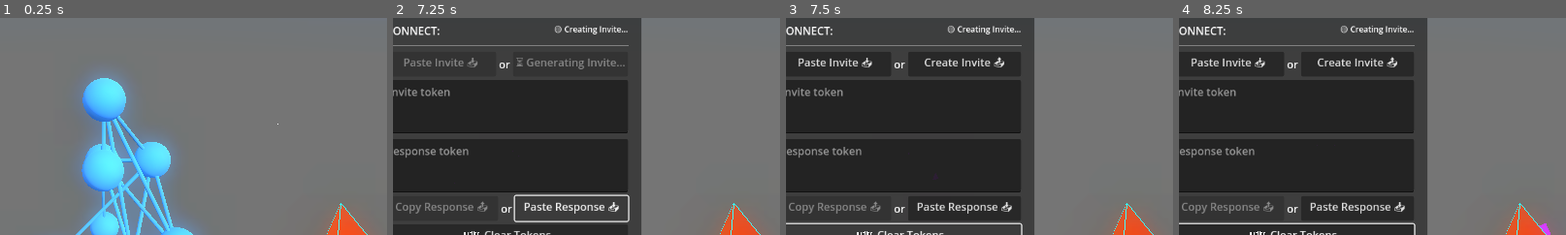
Above: before the commit, frames 1-4 (left to right).
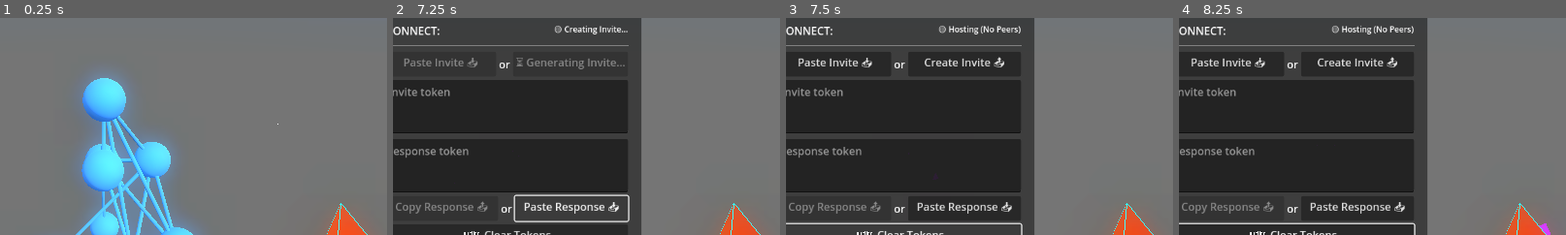
Above: after the commit, the same moments.

Repository: Zaffer/rulial_space
Game: Godot game, scene res://main.tscn
Same seed, same stepped clock (60 frames per second), same inputs: the game is played once before the commit and once after it. A sky picture missing from this copy of the repository is replaced by a grey-blue gradient.
Inputs (mouse positions are % of the whole screen's width and height, from its top left):
- Up to frame 1 (0.25 s): no input
- Up to frame 2 (7.25 s): tap Enter (ui_accept) at 0.5, 0.77, 1.25, 1.52, 2.75, 3.02, 3.5, 3.77 s; move the mouse to (72, 45) at 0.52 s; hold D 0.53-1.28 s; hold Shift 0.53-1.28 s; click (72, 45) at 0.67 s; move the mouse to (45, 50) at 1.27 s; hold W 1.28-4.25 s; tap E at 1.35 s; click (45, 50) at 1.42 s; move the mouse to (52, 48) at 2.02 s; hold Q 2.03-2.78 s; click (52, 48) at 2.17 s; move the mouse to (49, 52) at 2.77 s; tap Shift at 2.85 s; click (49, 52) at 2.92 s; move the mouse to (57, 51) at 3.52 s; hold E 3.53-4.25 s; click (57, 51) at 3.67 s; tap Escape (ui_cancel) at 4.15 s; click "Paste Invite 📥" at 4.25 s; click "Create Invite 📤" at 5 s; click "Paste Response 📥" at 5.75 s; click "❌ Invalid Token" at 6.5 s
- Up to frame 3 (7.5 s): click "🗑️ Clear Tokens" at 7.25 s
- Up to frame 4 (8.25 s): tap Enter (ui_accept) at 8 s; move the mouse to (20, 35) at 8.02 s; hold A from 8.03 s (still down); tap Q at 8.1 s; click (20, 35) at 8.17 s
The pictures show only the part of the screen within x 35-85%, y 20-70%; the shares and areas given below are measured in that part.

Frames 1-2 are identical in both runs. In frame 3, 0.4% of the frame differs, in the area x 39-61%, y 3-8%; in frame 4, 0.4%.

Commit message:
network rewording and host status

Diff:
--- a/main.gd
+++ b/main.gd
@@ -75,7 +75,7 @@
 			Input.set_mouse_mode(Input.MOUSE_MODE_CAPTURED)
 
 	# Send player position to remote peer if connected (only when mouse is captured)
-	if multiplayer_manager.is_mesh_connected() and camera and Input.get_mouse_mode() == Input.MOUSE_MODE_CAPTURED:
+	if multiplayer_manager.is_network_connected() and camera and Input.get_mouse_mode() == Input.MOUSE_MODE_CAPTURED:
 		multiplayer_manager.send_player_data(camera.global_position, camera.global_rotation)
 
 func _input(event):
--- a/multiplayer/multiplayer_manager_mesh.gd
+++ b/multiplayer/multiplayer_manager_mesh.gd
@@ -1,7 +1,11 @@
 extends Node
 
+# WebRTC multiplayer manager using client/server topology with automatic peer discovery
+# Server (ID=1) acts as relay hub, clients (ID>1) connect through server for full connectivity
+# Uses manual token-based signaling for initial WebRTC handshake
+
 # TODO: Consider cleaning up peer_connections entries after signaling is complete,
-# since they're only needed for WebRTC handshake, not ongoing mesh communication
+# since they're only needed for WebRTC handshake, not ongoing network communication
 
 # Simplified signals - only what we actually need beyond built-in ones
 signal connection_failed
@@ -31,20 +35,20 @@
 		var peer_data = peer_signaling_data[peer_id]
 		peer_data.connection.poll()
 
-	# Also poll the mesh multiplayer peer
+	# Also poll the WebRTC multiplayer peer
 	if webrtc_multiplayer:
 		webrtc_multiplayer.poll()
 
-# Create an invite token for another peer to join the mesh
+# Create an invite token for another peer to join the network
 func create_peer_invite_token():
-	# Initialize mesh network if not already started
-	if not is_mesh_connected():
+	# Initialize network if not already started
+	if not is_network_connected():
 		my_peer_id = 1  # Server always has ID 1
 		webrtc_multiplayer.create_server()  # Use server mode for automatic peer discovery
 		multiplayer.multiplayer_peer = webrtc_multiplayer
 
 	# Generate peer ID for the new connection (clients use IDs > 1)
-	var new_peer_id = _generate_mesh_peer_id()
+	var new_peer_id = _generate_peer_id()
 
 	# Create peer connection for signaling
 	var peer_connection = _create_peer_connection()
@@ -63,18 +67,18 @@
 	# According to Godot docs: "Three channels will be created for reliable, unreliable, and ordered transport"
 	# Don't create channels manually - add_peer() will handle this
 
-	# Add to mesh network BEFORE creating offer - this sets up data channels
+	# Add to network BEFORE creating offer - this sets up data channels
 	webrtc_multiplayer.add_peer(peer_connection, new_peer_id)
 
 	# Create offer
 	peer_connection.create_offer()
 
-# Join the mesh using an invite token
-func join_mesh_with_token(invite_token: String):
+# Join the network using an invite token
+func join_network_with_token(invite_token: String):
 	# Decode the token
 	var token_data = _decode_token(invite_token)
 	if not token_data:
-		print("Error: Invalid mesh invite token")
+		print("Error: Invalid network invite token")
 		connection_failed.emit()
 		return
 
@@ -114,12 +118,12 @@
 	for candidate in token_data.ice_candidates:
 		peer_connection.add_ice_candidate(candidate.media, candidate.index, candidate.name)
 
-# Complete mesh connection with response token
-func complete_mesh_connection_with_token(response_token: String):
+# Complete network connection with response token
+func complete_network_connection_with_token(response_token: String):
 	# Decode response token
 	var token_data = _decode_token(response_token)
 	if not token_data:
-		print("Error: Invalid mesh response token")
+		print("Error: Invalid network response token")
 		connection_failed.emit()
 		return
 
@@ -217,7 +221,7 @@
 
 	return data
 
-# Send player data to all mesh peers using RPC
+# Send player data to all network peers using RPC
 func send_player_data(position: Vector3, rotation: Vector3):
 	if multiplayer.multiplayer_peer:
 		_receive_player_data.rpc(position, rotation)
@@ -246,8 +250,8 @@
 	# Clean up remote player directly when peer disconnects
 	_remove_remote_player(peer_id)
 
-# Clean up mesh network
-func stop_mesh():
+# Clean up network
+func stop_network():
 	if multiplayer.multiplayer_peer:
 		multiplayer.multiplayer_peer = null
 	if webrtc_multiplayer:
@@ -263,8 +267,8 @@
 	for peer_id in remote_players.keys():
 		_remove_remote_player(peer_id)
 
-# Get list of connected mesh peers
-func get_mesh_peers() -> Array:
+# Get list of connected network peers
+func get_connected_peers() -> Array:
 	if not multiplayer.multiplayer_peer:
 		return []
 	return multiplayer.get_peers()
@@ -300,12 +304,12 @@
 		_:
 			return "❓ Unknown"
 
-# Check if mesh is connected
-func is_mesh_connected() -> bool:
+# Check if network is connected
+func is_network_connected() -> bool:
 	return multiplayer.multiplayer_peer != null and webrtc_multiplayer != null and my_peer_id != 0
 
 # Helper functions for client peer ID management
-func _generate_mesh_peer_id() -> int:
+func _generate_peer_id() -> int:
 	# Generate client peer ID (must be > 1, server is always 1)
 	var peer_id = randi() % 1000 + 2  # Start from 2 to avoid server ID
 	return peer_id
--- a/multiplayer/multiplayer_menu.gd
+++ b/multiplayer/multiplayer_menu.gd
@@ -50,12 +50,16 @@
 	multiplayer.peer_connected.connect(_on_peer_joined)
 	multiplayer.peer_disconnected.connect(_on_peer_left)
 
+	# Initialize connection status
+	_update_connection_status()
+
 func toggle_menu():
 	is_menu_open = !is_menu_open
 	visible = is_menu_open
 
 	if is_menu_open:
 		Input.set_mouse_mode(Input.MOUSE_MODE_VISIBLE)
+		_update_connection_status()
 		_update_connections_display()
 	else:
 		Input.set_mouse_mode(Input.MOUSE_MODE_CAPTURED)
@@ -74,7 +78,7 @@
 			create_invite_btn.disabled = true
 			paste_invite_btn.text = "⏳ Generating Response..."
 			paste_response_btn.disabled = true
-			multiplayer_manager.join_mesh_with_token(clipboard_text)
+			multiplayer_manager.join_network_with_token(clipboard_text)
 
 func _on_create_invite_pressed():
 	# If button shows "Copy Invite", copy it
@@ -91,7 +95,7 @@
 	paste_invite_btn.disabled = true
 	create_invite_btn.text = "⏳ Generating Invite..."
 
-	# Manager will start mesh automatically if needed
+	# Manager will start network automatically if needed
 	multiplayer_manager.create_peer_invite_token()
 
 func _on_copy_response_pressed():
@@ -108,7 +112,7 @@
 		copy_response_btn.disabled = true
 		paste_response_btn.disabled = true
 		paste_response_btn.text = "⏳ Connecting..."
-		multiplayer_manager.complete_mesh_connection_with_token(clipboard_text)
+		multiplayer_manager.complete_network_connection_with_token(clipboard_text)
 	else:
 		paste_response_btn.text = "❌ Invalid Token"
 		await get_tree().create_timer(1.0).timeout
@@ -119,13 +123,13 @@
 	response_token_field.text = ""
 	# Reset all buttons to default state
 	create_invite_btn.text = "Create Invite 📤"
-	create_invite_btn.disabled = false
 	paste_invite_btn.text = "Paste Invite 📥"
-	paste_invite_btn.disabled = false
 	copy_response_btn.text = "Copy Response 📤"
 	copy_response_btn.disabled = true
 	paste_response_btn.text = "Paste Response 📥"
-	paste_response_btn.disabled = false
+
+	# Update button states based on current connection status
+	_update_connection_status()
 
 # === MULTIPLAYER SIGNAL HANDLERS ===
 
@@ -155,15 +159,14 @@
 
 func _on_peer_joined(peer_id: int):
 	connected_peers[peer_id] = {"id": peer_id, "status": "🟢 Connected"}
-	# Update connection status to show we actually have peers connected
-	connection_status_label.text = "🟢 Connected"
+	# Update connection status based on whether we're hosting or connected
+	_update_connection_status()
 	_update_connections_display()
 
 func _on_peer_left(peer_id: int):
 	connected_peers.erase(peer_id)
-	# If no more peers, update status
-	if connected_peers.is_empty():
-		connection_status_label.text = "🔴 Disconnected"
+	# Update connection status and UI
+	_update_connection_status()
 	_update_connections_display()
 
 func _is_valid_invite_token(token: String) -> bool:
@@ -202,7 +205,11 @@
 
 	# Peer info label
 	var info_label = Label.new()
-	info_label.text = "Peer " + str(peer_data.id)
+	var peer_id = peer_data.id
+	if peer_id == 1:
+		info_label.text = "Server (ID: " + str(peer_id) + ")"
+	else:
+		info_label.text = "Client (ID: " + str(peer_id) + ")"
 	info_label.size_flags_horizontal = Control.SIZE_EXPAND_FILL
 	entry.add_child(info_label)
 
@@ -213,3 +220,58 @@
 	entry.add_child(status_label)
 
 	connections_list.add_child(entry)
+
+# Update connection status and button states based on hosting/client mode
+func _update_connection_status():
+	if not multiplayer_manager or not multiplayer_manager.is_network_connected():
+		connection_status_label.text = "🔴 Disconnected"
+		_enable_all_buttons()
+		return
+
+	# Check if we're hosting (server with ID 1) or connected as client
+	var my_id = multiplayer.get_unique_id()
+	var is_hosting = (my_id == 1)
+
+	if connected_peers.is_empty():
+		if is_hosting:
+			connection_status_label.text = "🟡 Hosting (No Peers)"
+		else:
+			connection_status_label.text = "🟡 Connected (No Other Peers)"
+	else:
+		if is_hosting:
+			connection_status_label.text = "🟢 Hosting (" + str(connected_peers.size()) + " peers)"
+		else:
+			connection_status_label.text = "🟢 Connected (" + str(connected_peers.size()) + " peers)"
+
+	# Enable/disable buttons based on hosting status
+	if is_hosting:
+		_enable_all_buttons()
+	else:
+		_disable_invite_buttons()
+
+func _enable_all_buttons():
+	create_invite_btn.disabled = false
+	paste_invite_btn.disabled = false
+	paste_response_btn.disabled = false
+
+	# Restore button text if they were set to "Host Only"
+	if create_invite_btn.text == "🚫 Host Only":
+		create_invite_btn.text = "Create Invite 📤"
+	if paste_invite_btn.text == "🚫 Host Only":
+		paste_invite_btn.text = "Paste Invite 📥"
+	if paste_response_btn.text == "🚫 Host Only":
+		paste_response_btn.text = "Paste Response 📥"
+
+func _disable_invite_buttons():
+	# Clients cannot create invites or accept new connections
+	create_invite_btn.disabled = true
+	paste_invite_btn.disabled = true
+	paste_response_btn.disabled = true
+
+	# Update button text to show why they're disabled
+	if create_invite_btn.text == "Create Invite 📤":
+		create_invite_btn.text = "🚫 Host Only"
+	if paste_invite_btn.text == "Paste Invite 📥":
+		paste_invite_btn.text = "🚫 Host Only"
+	if paste_response_btn.text == "Paste Response 📥":
+		paste_response_btn.text = "🚫 Host Only"
